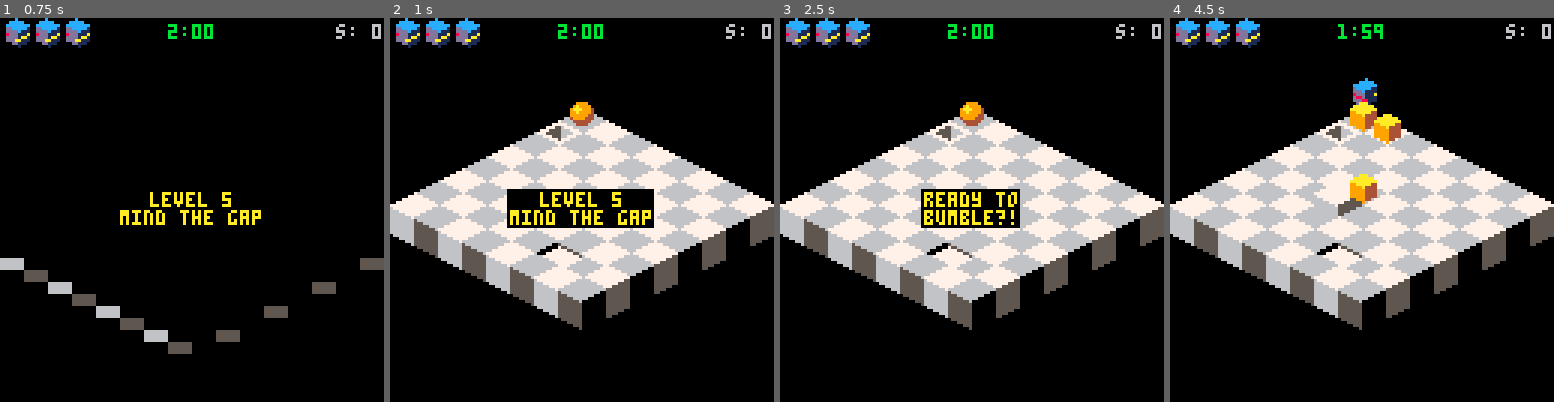
Above: before the commit, frames 1-4 (left to right).
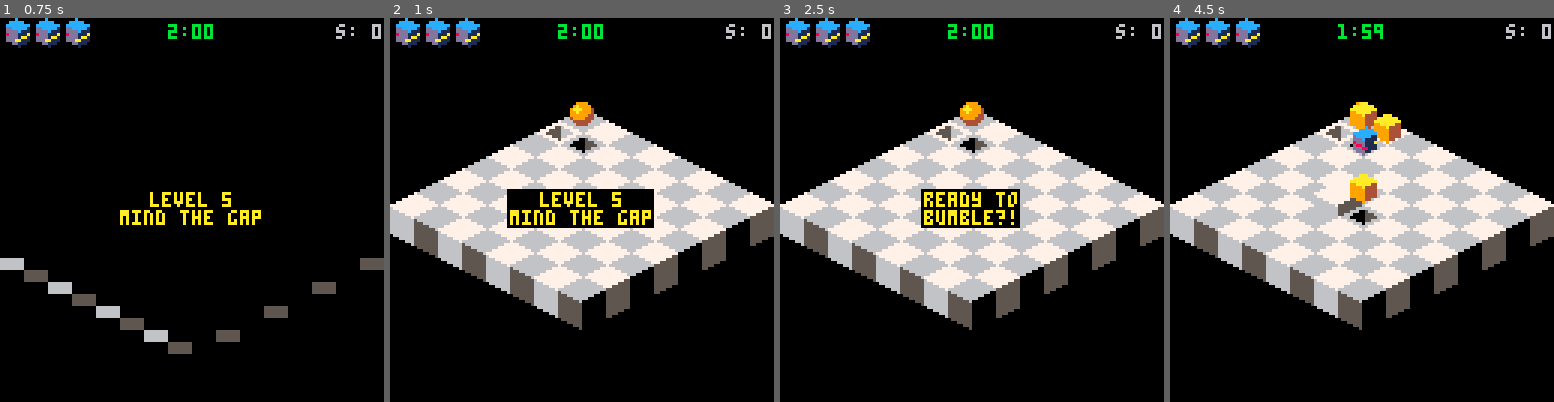
Above: after the commit, the same moments.

Repository: erwinbonsma/BumbleBotsPico8
Game: PICO-8 cartridge rolmops.p8
Two runs of this game, one before a commit and one after it. Both use one fixed random seed, a clock stepped at 60 frames per second and the inputs below.
Inputs:
- Up to frame 1 (0.75 s): tap O (Z key) at 0.7 s
- Up to frame 2 (1 s): no input
- Up to frame 3 (2.5 s): hold Right 1.6-2.1 s; tap O (Z key) at 1.7, 2.1 s; hold Up 2.15-2.42 s; hold Right from 2.47 s (still down)
- Up to frame 4 (4.5 s): tap O (Z key) every 0.4 s from 2.5 to 4.1 s; release Right at 3.03 s; hold Left 3.08-3.58 s; hold Down 3.63-3.97 s; hold Right from 4.02 s (still down)

Frame 1 is identical in both runs. In frame 2, 0.5% of the frame differs, in the area x 38-57%, y 31-65%; in frame 3, 0.5%; in frame 4, 1.2%, in the area x 38-57%, y 15-65%.

Commit message:
Added gaps for dark tiles
Added color map for gaps on dark tiles.

Diff:
--- a/rolmops.p8
+++ b/rolmops.p8
@@ -17,11 +17,12 @@
  {10,9,4},{2,14,15}
 }
 
-teleport_colmaps={
- {}, --default, red
- {131,155}, --green
- {129,156}, --blue
- {141,158}
+colmaps={
+ {}, --default
+ {131,155}, --teleport green
+ {129,156}, --teleport blue
+ {141,158}, --teleport pink
+ {80,101,118}, --gap dark
 }
 --x0,y0,w,h,wave_amplitude
 map_defs={
@@ -60,7 +61,9 @@
  {--level 5
   {2,2},
   --gaps
-  {2,3,5}
+  {2,3,5},
+  {3,3,6},
+  {6,6,6}
  }
 }
 
@@ -82,7 +85,7 @@
   {3,3} --enemy
  },
  {--level 5
-  {3,3}, --player
+  {5,5}, --player
 --  {9,9},
   --boxes
   {4,4,1},
@@ -1268,7 +1271,7 @@
 
 function teleport:draw(x,y)
  multipal(
-  teleport_colmaps[self.colmap_idx]
+  colmaps[self.colmap_idx]
  )
  spr(139,x,y+1,2,1)
  if self.cooldown_cnt>0 then
@@ -1300,10 +1303,12 @@
 
 gap={}
 
-function gap:new(o)
+function gap:new(colmap_idx,o)
  o=o or {}
  local o=setmetatable(o,self)
  self.__index=self
+
+ o.colmap_idx=colmap_idx
 
  return o
 end
@@ -1323,6 +1328,8 @@
 function gap:draw(x,y)
  if self.filled then
   multipal({90,106})
+ else
+  multipal(colmaps[self.colmap_idx])
  end
  spr(154,x,y+4,2,1)
  pal()
@@ -1334,7 +1341,9 @@
 --over by dropping mover
 function gap:draw2(x,y)
  if self.filling then
+  multipal(colmaps[self.colmap_idx])
   spr(170,x,y+4,2,1)
+  pal()
  end
 end
 
@@ -1540,8 +1549,10 @@
    object_type,specs
   )
   self:add_object(pos2,tp)
- elseif object_type==5 then
-  local gap=gap:new()
+ elseif object_type<=6 then
+  local gap=gap:new(
+   1+(object_type-5)*4
+  )
   self:add_object(specs,gap)
  end
 end
@@ -2120,7 +2131,7 @@
 0000000000000000080901010101010909090909090909090000080808080808000000000000000000000000000000000000000000000000000000000000000000000000000000000000000000000000000000000000000000000000000000000000000000000000000000000000000000000000000000000000000000000000
 000000000000000008090101010101090909090b090909090808081808080808000000000000000000000000000000000000000000000000000000000000000000000000000000000000000000000000000000000000000000000000000000000000000000000000000000000000000000000000000000000000000000000000
 0000000000000000080901010101010909090909090909090808080808080808000000000000000000000000000000000000000000000000000000000000000000000000000000000000000000000000000000000000000000000000000000000000000000000000000000000000000000000000000000000000000000000000
-000000000000000008090a0101010a0909090909090808090808080808080808000000000000000000000000000000000000000000000000000000000000000000000000000000000000000000000000000000000000000000000000000000000000000000000000000000000000000000000000000000000000000000000000
+000000000000000008090a0101010a0909090909090909090808080808080808000000000000000000000000000000000000000000000000000000000000000000000000000000000000000000000000000000000000000000000000000000000000000000000000000000000000000000000000000000000000000000000000
 0000000000000000000909090909090909090909090909090808080808080808000000000000000000000000000000000000000000000000000000000000000000000000000000000000000000000000000000000000000000000000000000000000000000000000000000000000000000000000000000000000000000000000
 2f2625232e2423225c5c5c5b5a5a5a5a08080808080808080808080808080808000000000000000000000000000000000000000000000000000000000000000000000000000000000000000000000000000000000000000000000000000000000000000000000000000000000000000000000000000000000000000000000000
 22232422252323225c5c5c5c5a5a5a5a08080808080808080808080808080808000000000000000000000000000000000000000000000000000000000000000000000000000000000000000000000000000000000000000000000000000000000000000000000000000000000000000000000000000000000000000000000000
